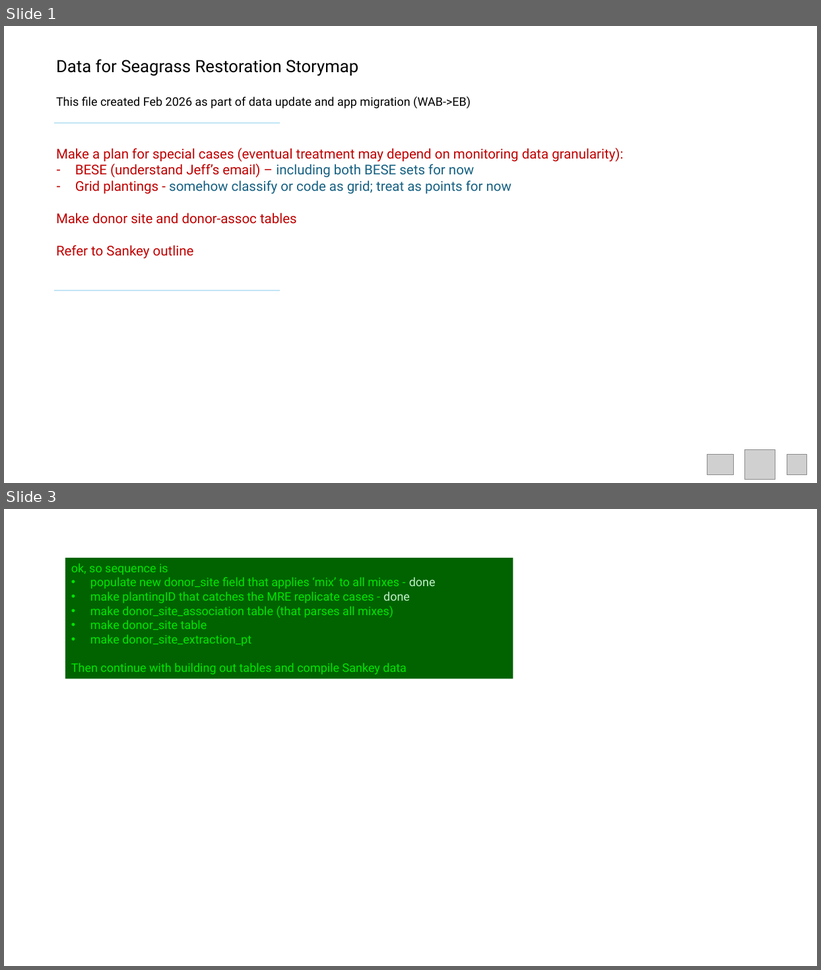
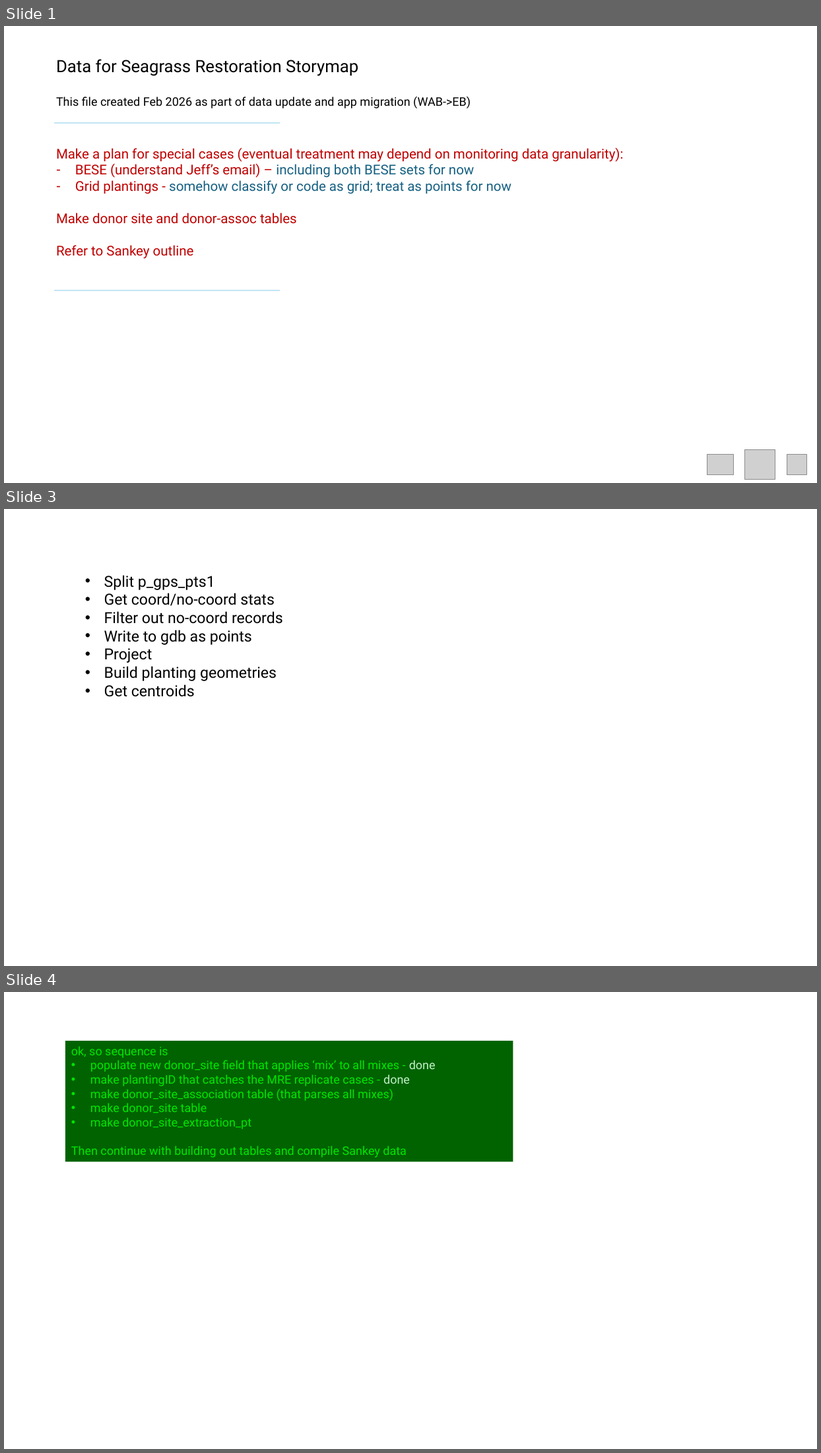
Before and after one commit to WA-Nearshore/seagrass-restoration-processing, a slide deck: docs/seagrass_restoration_storymap_notes.pptx. Shown one above the other, each under a label of ours: slides 1 and 3 before the commit, slides 1, 3 and 4 after it; the slides between them are not shown. The pictures are 821x970 and 821x1453 pixels, drawn with LibreOffice and Linux fonts; fonts in the diff are those of the drawing; grey boxes stand for pictures. Boxes give left, top, right and bottom in pixels: in the first picture for what was removed or moved away, otherwise in the second. Text is boxed around its words. In the diff, an @@ line names an element or a change of style, - is before the commit and + after.

Commit message:
Started create-lyrs with planting accounting.

```diff
--- a/docs/seagrass_restoration_storymap_notes.pptx
+++ b/docs/seagrass_restoration_storymap_notes.pptx
@@ slide 3 added at box(4, 509, 817, 966), background #FFFFFF @@
@@ text added at box(104, 575, 283, 697), 18 pt, text #000000 @@
+• Split p_gps_pts1
+• Get coord/no-coord stats
+• Filter out no-coord records
+• Write to gdb as points
+• Project
+• Build planting geometries
+• Get centroids
@@ what was slide 3 is now slide 4 @@
```
Also in this commit, not shown: 1 slide changed, 1 other slide added, 50 other files.
